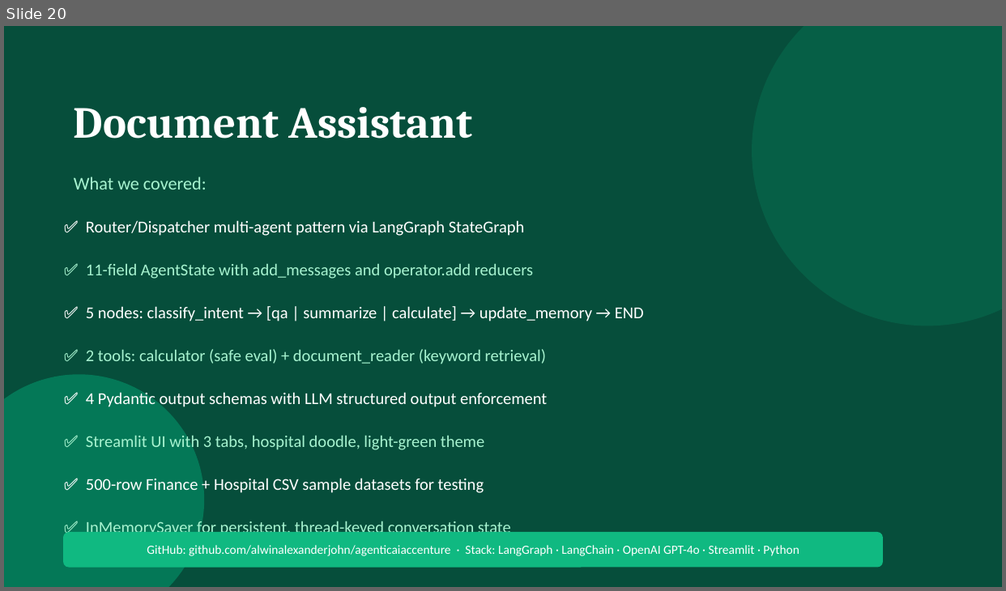
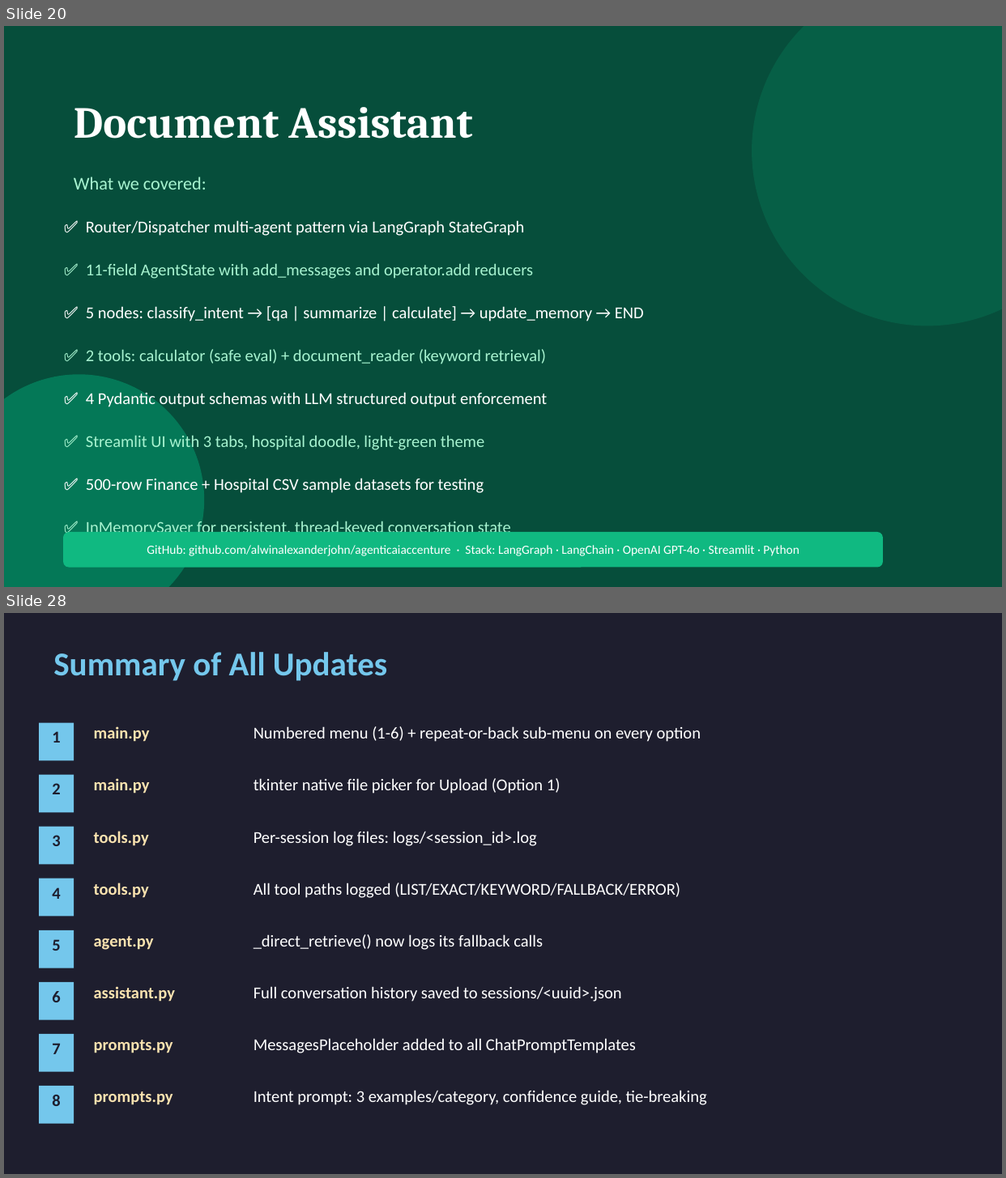
Before and after one commit to alwinalexanderjohn/agenticaiaccenture, a slide deck: Document_Assistant.pptx. Shown one above the other, each under a label of ours: slide 20 before the commit, slides 20 and 28 after it; the slides between them are not shown. The pictures are 1006x591 and 1006x1178 pixels, drawn with LibreOffice and Linux fonts; fonts in the diff are those of the drawing. Boxes give left, top, right and bottom in pixels: in the first picture for what was removed or moved away, otherwise in the second. Text is boxed around its words. In the diff, an @@ line names an element or a change of style, - is before the commit and + after.

```diff
--- a/Document_Assistant.pptx
+++ b/Document_Assistant.pptx
@@ slide 28 added at [4,613,1002,1174], background #1E1E2E @@
@@ text added at [53,652,387,681], 24 pt, text #74C7EC, bold @@
+Summary of All Updates
@@ rectangle added at [39,723,74,760], fill #74C7EC @@
@@ text added at [52,731,60,743], 12 pt, text #1E1E2E, bold @@
+1
@@ text added at [94,726,150,742], 12 pt, text #F9E2AF, bold @@
+main.py
@@ text added at [253,726,701,742], 12 pt, text #FFFFFF @@
+Numbered menu (1-6) + repeat-or-back sub-menu on every option
@@ rectangle added at [39,775,74,812], fill #74C7EC @@
@@ text added at [94,778,150,794], 12 pt, text #F9E2AF, bold @@
+main.py
@@ text added at [253,778,560,794], 12 pt, text #FFFFFF @@
+tkinter native file picker for Upload (Option 1)
@@ text added at [52,783,60,794], 12 pt, text #1E1E2E, bold @@
+2
@@ rectangle added at [39,827,74,864], fill #74C7EC @@
@@ text added at [94,831,149,846], 12 pt, text #F9E2AF, bold @@
+tools.py
@@ text added at [253,831,537,846], 12 pt, text #FFFFFF @@
+Per-session log files: logs/<session_id>.log
@@ text added at [52,835,60,846], 12 pt, text #1E1E2E, bold @@
+3
@@ rectangle added at [39,879,74,917], fill #74C7EC @@
@@ text added at [52,888,60,899], 12 pt, text #1E1E2E, bold @@
+4
@@ text added at [94,883,149,898], 12 pt, text #F9E2AF, bold @@
+tools.py
@@ text added at [253,883,680,898], 12 pt, text #FFFFFF @@
+All tool paths logged (LIST/EXACT/KEYWORD/FALLBACK/ERROR)
@@ rectangle added at [39,931,74,969], fill #74C7EC @@
@@ text added at [52,939,60,951], 12 pt, text #1E1E2E, bold @@
+5
@@ text added at [94,936,154,950], 12 pt, text #F9E2AF, bold @@
+agent.py
@@ text added at [253,935,543,950], 12 pt, text #FFFFFF @@
+_direct_retrieve() now logs its fallback calls
@@ rectangle added at [39,982,74,1020], fill #74C7EC @@
@@ text added at [52,991,60,1003], 12 pt, text #1E1E2E, bold @@
+6
@@ text added at [94,986,175,1002], 12 pt, text #F9E2AF, bold @@
+assistant.py
@@ text added at [253,986,622,1002], 12 pt, text #FFFFFF @@
+Full conversation history saved to sessions/<uuid>.json
@@ rectangle added at [39,1034,74,1072], fill #74C7EC @@
@@ text added at [52,1043,60,1054], 12 pt, text #1E1E2E, bold @@
+7
@@ text added at [94,1040,173,1054], 12 pt, text #F9E2AF, bold @@
+prompts.py
@@ text added at [253,1038,636,1054], 12 pt, text #FFFFFF @@
+MessagesPlaceholder added to all ChatPromptTemplates
@@ rectangle added at [39,1086,74,1124], fill #74C7EC @@
@@ text added at [52,1095,60,1106], 12 pt, text #1E1E2E, bold @@
+8
@@ text added at [94,1092,173,1105], 12 pt, text #F9E2AF, bold @@
+prompts.py
@@ text added at [253,1090,707,1105], 12 pt, text #FFFFFF @@
+Intent prompt: 3 examples/category, confidence guide, tie-breaking
```
Also in this commit, not shown: 7 other slides added, 1 other file.
